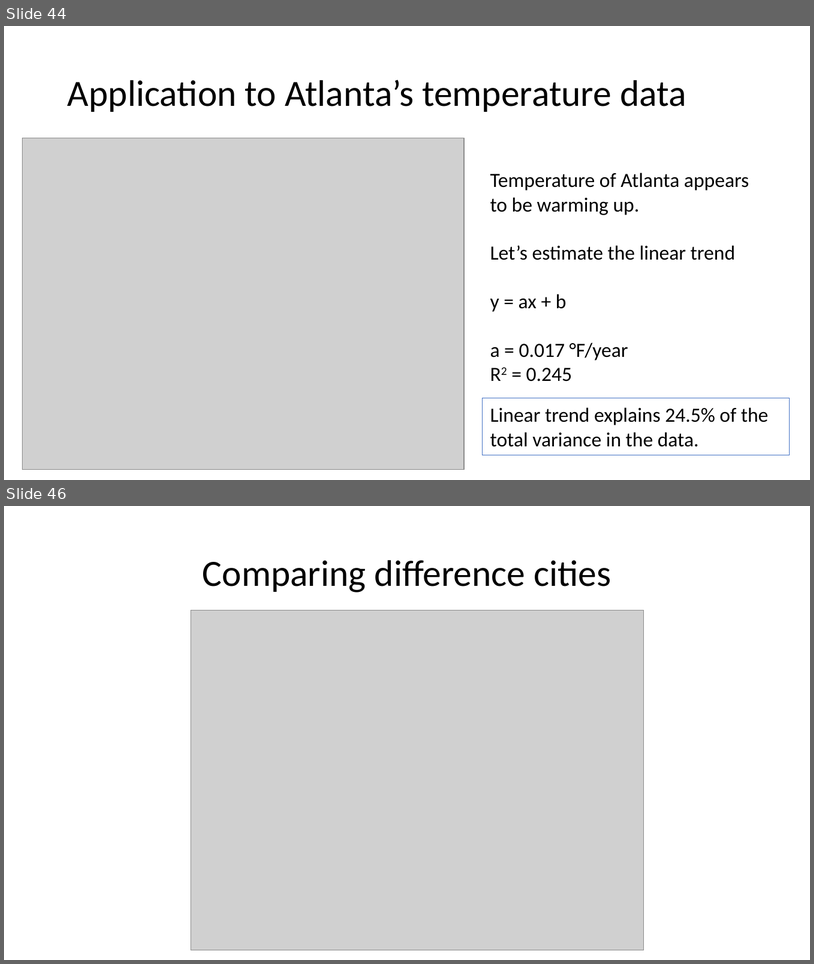
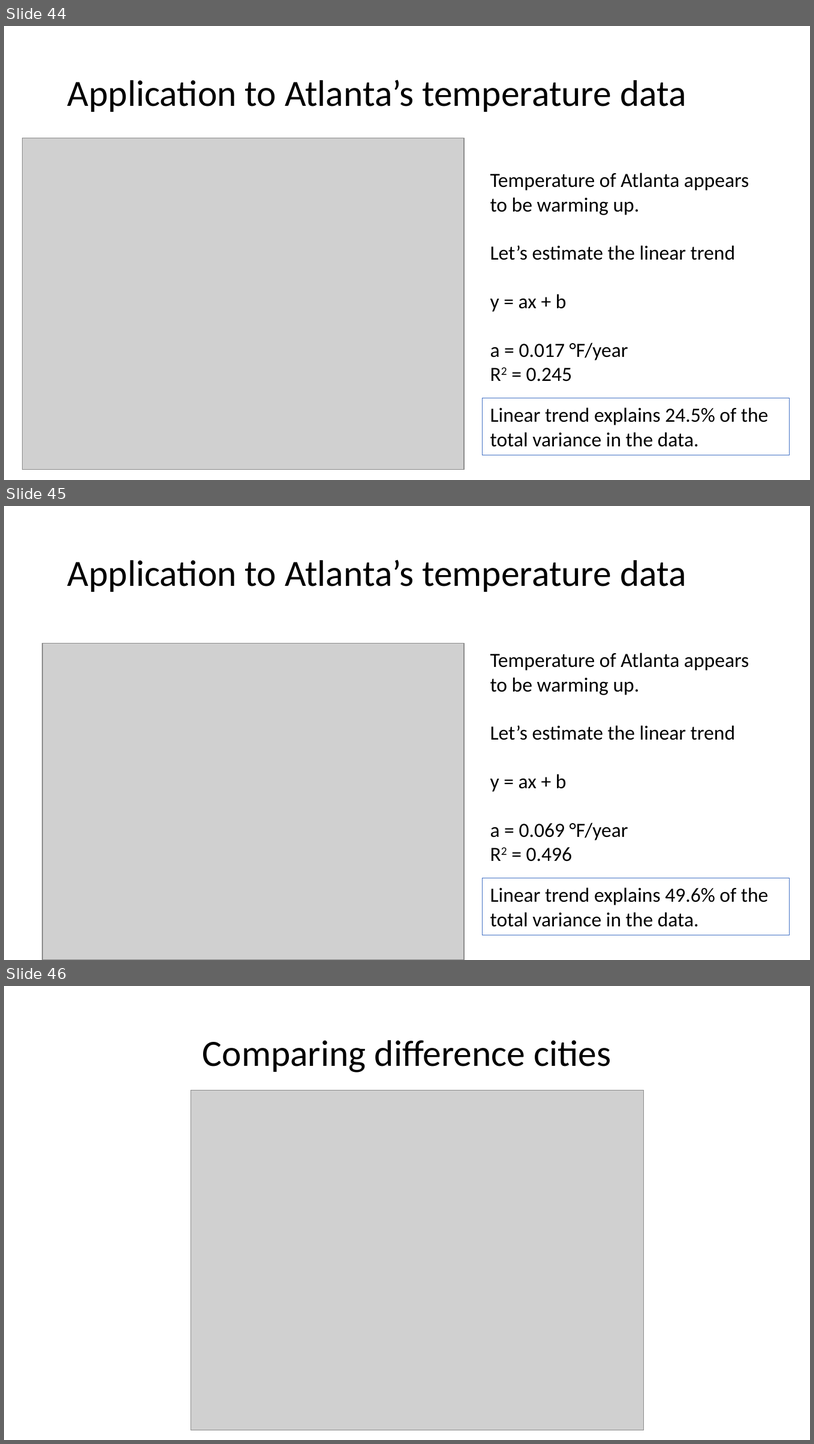
Before and after one commit to pengfeiliu371/EAS2655_S2023, a slide deck: slides/Week4.pptx. Shown one above the other, each under a label of ours: slides 44 and 46 before the commit, slides 44, 45 and 46 after it; the slides between them are not shown. The pictures are 814x964 and 814x1444 pixels, drawn with LibreOffice and Linux fonts; fonts in the diff are those of the drawing; grey boxes stand for pictures. Boxes give left, top, right and bottom in pixels: in the first picture for what was removed or moved away, otherwise in the second. Text is boxed around its words. In the diff, an @@ line names an element or a change of style, - is before the commit and + after.

```diff
--- a/slides/Week4.pptx
+++ b/slides/Week4.pptx
@@ slide 45 added at (4,506,810,960), background #FFFFFF @@
@@ title added at (68,560,687,592), 33 pt, text #000000 @@
+Application to Atlanta’s temperature data
@@ picture added at (43,643,464,959) @@
@@ text added at (491,652,749,861), 18 pt, text #000000 @@
+Temperature of Atlanta appears to be warming up.
+Let’s estimate the linear trend
+y = ax + b
+a = 0.069 °F/year
+R2 = 0.496
@@ rectangle added at (482,878,789,935), outline #4472C4 0.75 pt, 18 pt, text #000000 @@
+Linear trend explains 49.6% of the total variance in the data.
```
Also in this commit, not shown: 1 slide removed, 12 other files.
